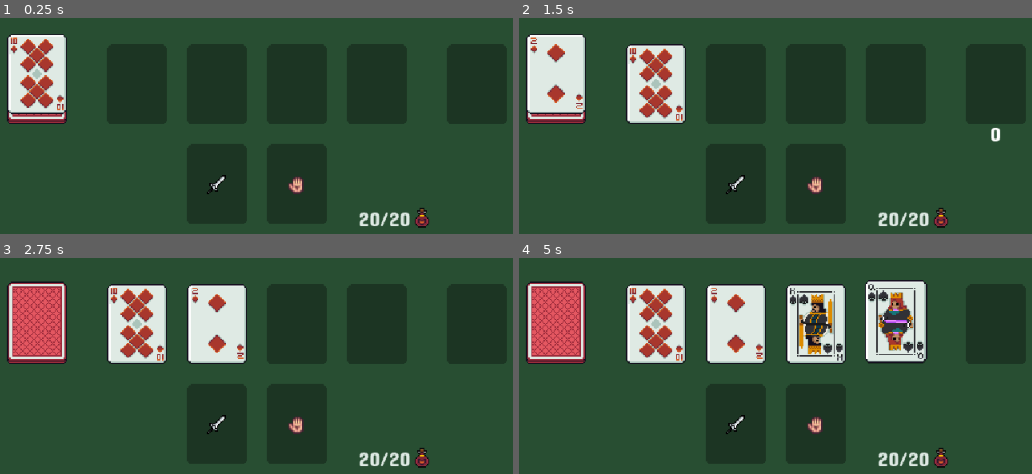
Above: before the commit, frames 1-4 (two rows, left to right).
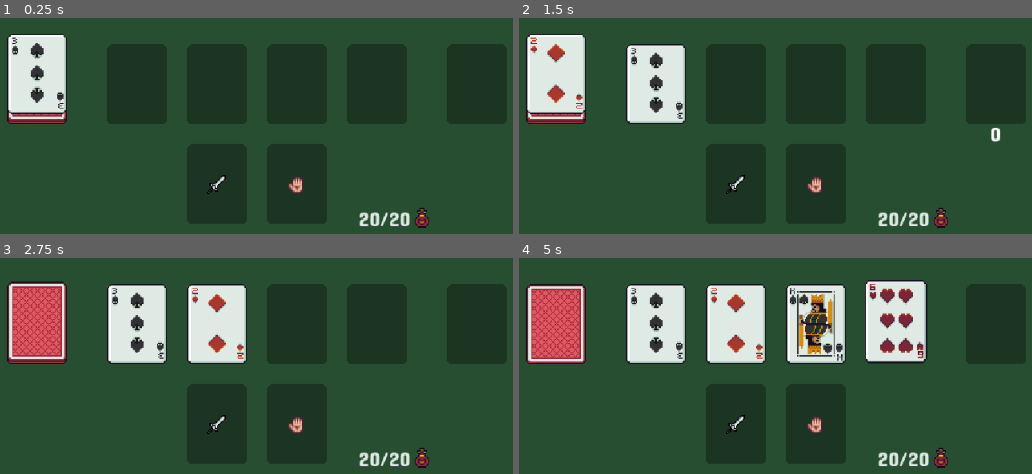
Above: after the commit, the same moments.

Repository: jrobchin/dungeon-drawer
Game: Godot game, scene res://scenes/main/main.tscn
Two runs of this game, one before a commit and one after it. Both use one fixed random seed, a clock stepped at 60 frames per second and the inputs below.
Inputs (mouse positions are in pixels of both pictures, inside the frame that each line leads up to):
- Up to frame 1 (0.25 s): no input
- Up to frame 2 (1.5 s): tap Enter at 0.5 s; drag from (554, 78) to (996, 78) at 0.52 s; drag from (996, 78) to (554, 78) at 1.27 s
- Up to frame 3 (2.75 s): move the mouse to (138, 324) at 2.02 s; click (138, 324) at 2.17 s
- Up to frame 4 (5 s): tap Space at 2.75 s; drag from (734, 324) to (816, 424) at 2.77 s; drag from (580, 314) to (816, 424) at 3.52 s; tap Enter at 4.25 s; drag from (560, 342) to (816, 424) at 4.27 s

The runs differ from the first frame. In frame 1, 1.8% of the frame differs, in the area x 1-13%, y 8-44%; in frame 2, 1.8%; in frame 3, 1.8%; in frame 4, 5.9%, in the area x 1-79%, y 10-49%.

Commit message:
health potions

Diff:
--- a/scenes/debug_gui/debug_gui.gd
+++ b/scenes/debug_gui/debug_gui.gd
@@ -25,6 +25,10 @@
 	else:
 		values["Store.dragging_node.name"] = Store.dragging_node.name
 
+	values["Store.player_turn"] = Store.player_turn
+	values["Store.player_move"] = Store.player_move
+
+	# Build values string
 	var value_text: String = ""
 	for key in values:
 		value_text += "%s: %s\n" % [key, values[key]]
--- a/scenes/deck/deck.gd
+++ b/scenes/deck/deck.gd
@@ -68,7 +68,13 @@
 		return null
 
 	var drawn_card: Cards.Card = cards.pop_back()
-	Debug.print_info("Drew card from %s: %s of %s" % [self, Cards.Rank.keys()[drawn_card.rank], Cards.Suit.keys()[drawn_card.suit]])
+	Debug.print_info(
+		"Drew card from %s: %s of %s" % [
+			self,
+			Cards.rank_to_string(drawn_card.rank),
+			Cards.suit_to_string(drawn_card.suit),
+		],
+	)
 
 	var card_node = card_scene.instantiate() as CardNode
 	card_node.name = str(drawn_card)
--- a/scenes/main/hand_ability.gd
+++ b/scenes/main/hand_ability.gd
@@ -30,6 +30,32 @@
 	return true
 
 
+func _use_health_potion(card_node: CardNode) -> bool:
+	Debug.print_info("[%s] Trying to use health potion %s" % [self, card_node])
+
+	# Card must come from the room
+	if card_node.status != Cards.STATUS.ROOM:
+		Debug.print_info("[%s] Did not use health potion since the card is not in the room" % self)
+		return false
+
+	# Card must be a health potion
+	if !Cards.is_health_potion(card_node.card):
+		Debug.print_info("[%s] Did not use health potion since the card is not a health potion" % self)
+		return false
+
+	# Calculate and apply health increase
+	var health_increase = card_node.card.rank
+	Store.player_health = min(Store.player_health + health_increase, Settings.max_player_health)
+
+	Debug.print_info("[%s] Used health potion and increased health by %s" % [self, health_increase])
+
+	# Discard card
+	room.remove_card(card_node)
+	discard_deck.add_card(card_node)
+
+	return true
+
+
 func _on_hand_card_drop_node_dropped(droppable_area: DroppableArea, node: Node2D) -> void:
 	if !is_players_turn():
 		return
@@ -40,6 +66,11 @@
 		Debug.print_info("[%s] Trying to drop %s on %s" % [self, card_node, droppable_area])
 
 		if _attack_monster(card_node):
+			Store.player_move += 1
+			return
+
+		if _use_health_potion(card_node):
+			Store.player_move += 1
 			return
 
 		card_node.put_back()
--- a/scenes/main/player_turn.gd
+++ b/scenes/main/player_turn.gd
@@ -30,6 +30,7 @@
 	is_active = false
 
 	Store.player_turn += 1
+	Store.used_health_potion = false
 
 	card_tree.set_draggable(false)
 
--- a/scenes/main/state_initializer.gd
+++ b/scenes/main/state_initializer.gd
@@ -21,7 +21,7 @@
 		# Cards.Card.new(Cards.Suit.HEARTS, Cards.Rank.EIGHT),
 		# Cards.Card.new(Cards.Suit.HEARTS, Cards.Rank.NINE),
 		# Cards.Card.new(Cards.Suit.HEARTS, Cards.Rank.TEN),
-		Cards.Card.new(Cards.Suit.DIAMONDS, Cards.Rank.TWO),
+		# Cards.Card.new(Cards.Suit.DIAMONDS, Cards.Rank.TWO),
 		# Cards.Card.new(Cards.Suit.DIAMONDS, Cards.Rank.THREE),
 		# Cards.Card.new(Cards.Suit.DIAMONDS, Cards.Rank.FOUR),
 		# Cards.Card.new(Cards.Suit.DIAMONDS, Cards.Rank.FIVE),
@@ -30,19 +30,19 @@
 		# Cards.Card.new(Cards.Suit.DIAMONDS, Cards.Rank.EIGHT),
 		# Cards.Card.new(Cards.Suit.DIAMONDS, Cards.Rank.NINE),
 		# Cards.Card.new(Cards.Suit.DIAMONDS, Cards.Rank.TEN),
-		Cards.Card.new(Cards.Suit.SPADES, Cards.Rank.ACE),
-		Cards.Card.new(Cards.Suit.SPADES, Cards.Rank.TWO),
-		Cards.Card.new(Cards.Suit.SPADES, Cards.Rank.THREE),
-		Cards.Card.new(Cards.Suit.SPADES, Cards.Rank.FOUR),
-		Cards.Card.new(Cards.Suit.SPADES, Cards.Rank.FIVE),
-		Cards.Card.new(Cards.Suit.SPADES, Cards.Rank.SIX),
-		Cards.Card.new(Cards.Suit.SPADES, Cards.Rank.SEVEN),
-		Cards.Card.new(Cards.Suit.SPADES, Cards.Rank.EIGHT),
-		Cards.Card.new(Cards.Suit.SPADES, Cards.Rank.NINE),
-		Cards.Card.new(Cards.Suit.SPADES, Cards.Rank.TEN),
-		Cards.Card.new(Cards.Suit.SPADES, Cards.Rank.JACK),
-		Cards.Card.new(Cards.Suit.SPADES, Cards.Rank.QUEEN),
-		Cards.Card.new(Cards.Suit.SPADES, Cards.Rank.KING),
+		# Cards.Card.new(Cards.Suit.SPADES, Cards.Rank.ACE),
+		# Cards.Card.new(Cards.Suit.SPADES, Cards.Rank.TWO),
+		# Cards.Card.new(Cards.Suit.SPADES, Cards.Rank.THREE),
+		# Cards.Card.new(Cards.Suit.SPADES, Cards.Rank.FOUR),
+		# Cards.Card.new(Cards.Suit.SPADES, Cards.Rank.FIVE),
+		# Cards.Card.new(Cards.Suit.SPADES, Cards.Rank.SIX),
+		# Cards.Card.new(Cards.Suit.SPADES, Cards.Rank.SEVEN),
+		# Cards.Card.new(Cards.Suit.SPADES, Cards.Rank.EIGHT),
+		# Cards.Card.new(Cards.Suit.SPADES, Cards.Rank.NINE),
+		# Cards.Card.new(Cards.Suit.SPADES, Cards.Rank.TEN),
+		# Cards.Card.new(Cards.Suit.SPADES, Cards.Rank.JACK),
+		# Cards.Card.new(Cards.Suit.SPADES, Cards.Rank.QUEEN),
+		# Cards.Card.new(Cards.Suit.SPADES, Cards.Rank.KING),
 		# Cards.Card.new(Cards.Suit.CLUBS, Cards.Rank.ACE),
 		# Cards.Card.new(Cards.Suit.CLUBS, Cards.Rank.TWO),
 		# Cards.Card.new(Cards.Suit.CLUBS, Cards.Rank.THREE),
@@ -58,8 +58,19 @@
 		# Cards.Card.new(Cards.Suit.CLUBS, Cards.Rank.KING),
 
 		# TODO: BELOW THIS LINE IS CUSTOM REMOVE LATER
+		Cards.Card.new(Cards.Suit.SPADES, Cards.Rank.FIVE),
+		Cards.Card.new(Cards.Suit.SPADES, Cards.Rank.SIX),
+		Cards.Card.new(Cards.Suit.SPADES, Cards.Rank.SEVEN),
+		Cards.Card.new(Cards.Suit.SPADES, Cards.Rank.EIGHT),
+		Cards.Card.new(Cards.Suit.SPADES, Cards.Rank.NINE),
+		Cards.Card.new(Cards.Suit.SPADES, Cards.Rank.TEN),
+		Cards.Card.new(Cards.Suit.SPADES, Cards.Rank.JACK),
+		Cards.Card.new(Cards.Suit.SPADES, Cards.Rank.QUEEN),
+		Cards.Card.new(Cards.Suit.SPADES, Cards.Rank.FOUR),
+		Cards.Card.new(Cards.Suit.HEARTS, Cards.Rank.SIX),
+		Cards.Card.new(Cards.Suit.SPADES, Cards.Rank.KING),
 		Cards.Card.new(Cards.Suit.DIAMONDS, Cards.Rank.TWO),
-		Cards.Card.new(Cards.Suit.DIAMONDS, Cards.Rank.TEN),
+		Cards.Card.new(Cards.Suit.SPADES, Cards.Rank.THREE),
 	]
 
 
--- a/scripts/cards.gd
+++ b/scripts/cards.gd
@@ -14,7 +14,7 @@
 }
 
 enum Rank {
-	TWO,
+	TWO = 2,
 	THREE,
 	FOUR,
 	FIVE,
@@ -84,6 +84,10 @@
 	return card.suit == Suit.SPADES or card.suit == Suit.CLUBS
 
 
+func is_health_potion(card: Card):
+	return card.suit == Suit.HEARTS
+
+
 class Card:
 	var suit: Suit = Suit.HEARTS
 	var rank: Rank = Rank.ACE
--- a/scripts/store.gd
+++ b/scripts/store.gd
@@ -24,7 +24,13 @@
 		player_health = value
 		player_health_changed.emit(value)
 
+## Tracks if the player has used a health potion this turn.
+var used_health_potion: bool = false
+
+## Stores if the player is currently dragging.
 var is_dragging: bool = false
+
+## Stores that currently dragged node. Null if the player is not dragging anything.
 var dragging_node: Node2D = null
 
 
Not shown, changed: docs/todo.md
